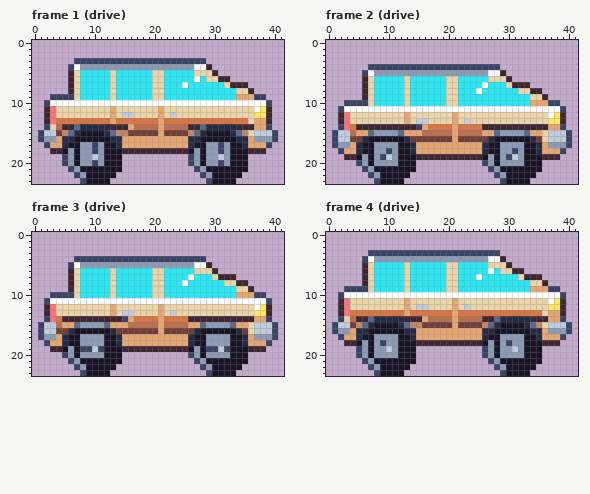
Pixel-art file -- art/ambient/ambient-car-wagon@56.aseprite. Above: the version before the commit.
42x24 pixels, 4 frames. Shown: frame 1 (drive), frame 2 (drive), frame 3 (drive), frame 4 (drive).
New version:
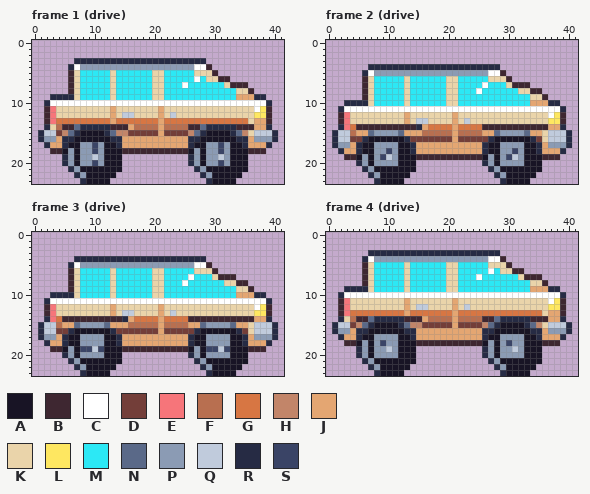
Palette (. is transparent): A #181425  B #3e2731  C #ffffff  D #733e39  E #f6757a  F #b86f50  G #d77643  H #c28569  J #e4a672  K #ead4aa  L #fee761  M #2ce8f5  N #5a6988  P #8b9bb4  Q #c0cbdc  R #262b44  S #3a4466
Changes in this commit:
Changed rows in their new state; - is an unchanged pixel.
Frame 1 (drive):
first column x 6:
 3 -RRRRRRRRRRRRRRRRRRRRRR
 4 R----------------------
first column x 2:
 9 -RRRR------------------------------RR-
10 R------------------------------------R
first column x 1:
14 -R------------------------------------R-
15 R--------------------------------------R
16 R--------------------------------------R
17 -R------------------------------------R-
19 ----R--------------------R--------------
20 ----R--------------------R--------------
21 -----R--------------------R-------------
22 ------R--------------------R------------
23 -------R--------------------R-----------
Frame 2 (drive):
first column x 6:
 4 -RRRRRRRRRRRRRRRRRRRRRR
 5 R----------------------
first column x 1:
10 --RRRR------------------------------RR--
11 -R------------------------------------R-
14 -R------------R-----------------------R-
15 R--------------------------------------R
16 R--------------------------------------R
17 R--------------------------------------R
18 -R------------------------------------R-
20 ----R--------------------R--------------
21 -----R--------------------R-------------
22 ------R--------------------R------------
23 -------R--------------------R-----------
Frame 3 (drive): the same change as frame 2 (drive)
Frame 4 (drive): the same change as frame 1 (drive)
